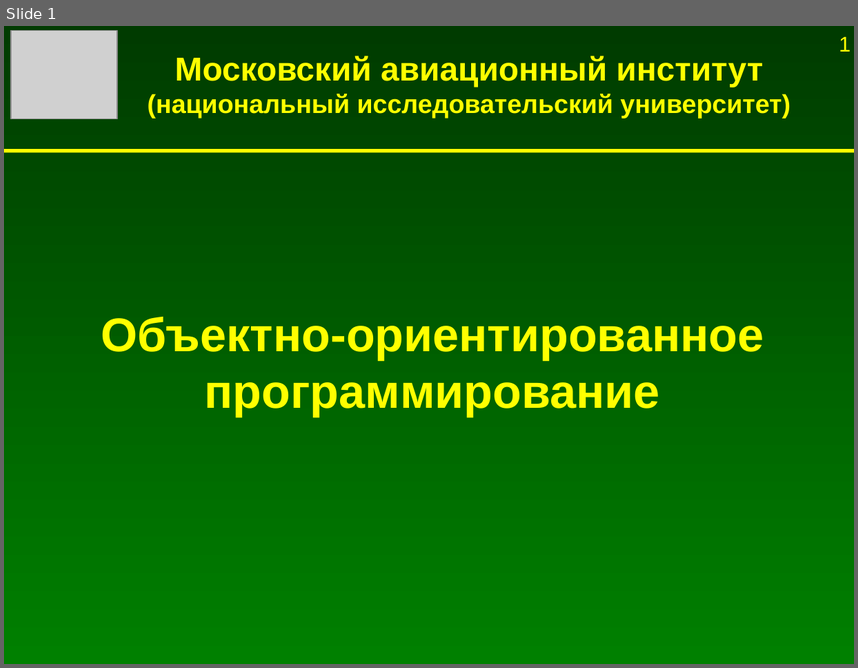
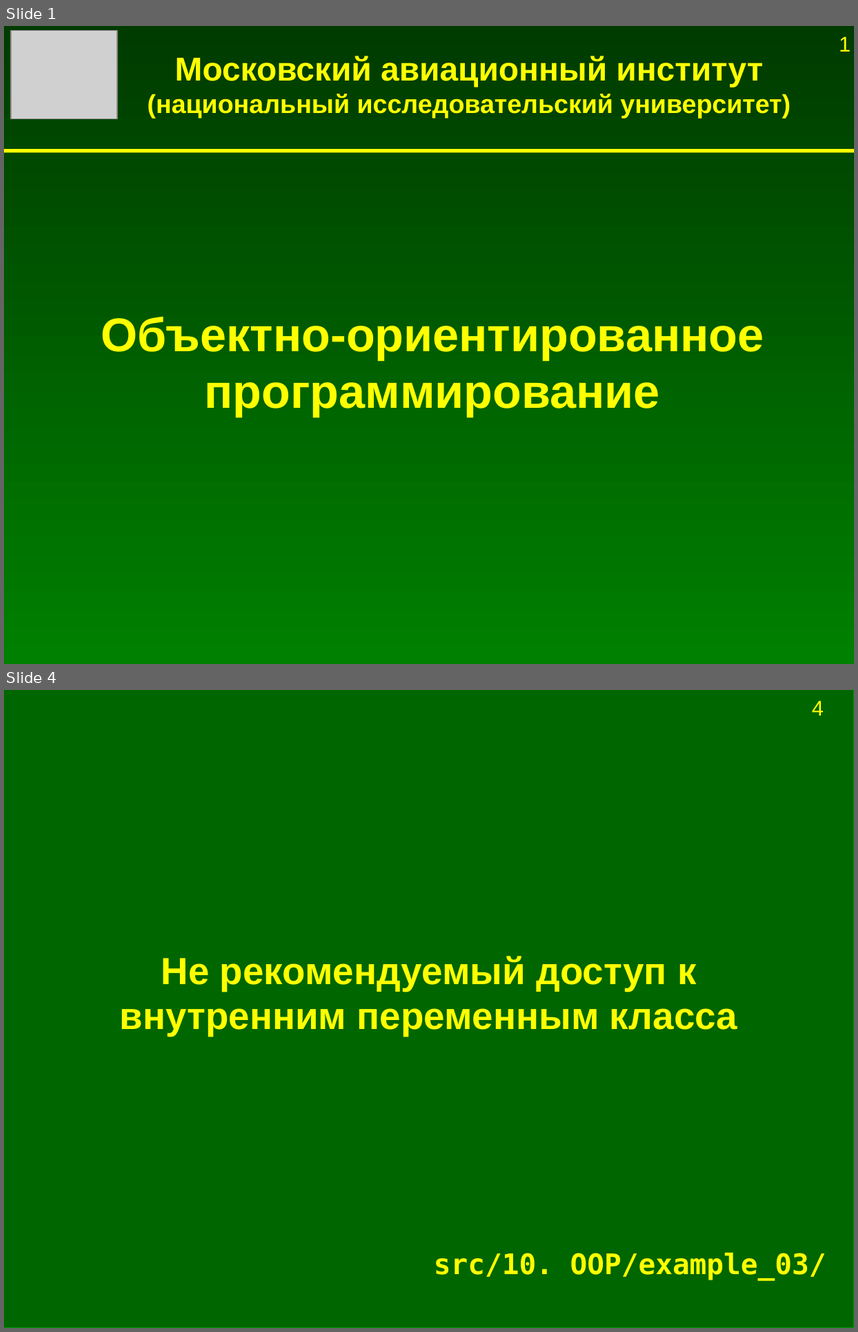
Before and after one commit to Jenyay/modelling, a slide deck: python language/presentations/12. OOP.odp. Shown one above the other, each under a label of ours: slide 1 before the commit, slides 1 and 4 after it; the slides between them are not shown. The pictures are 858x668 and 858x1332 pixels, drawn with LibreOffice and Linux fonts; fonts in the diff are those of the drawing; grey boxes stand for pictures. Boxes give left, top, right and bottom in pixels: in the first picture for what was removed or moved away, otherwise in the second. Text is boxed around its words. In the diff, an @@ line names an element or a change of style, - is before the commit and + after.

```diff
--- a/python language/presentations/12. OOP.odp
+++ b/python language/presentations/12. OOP.odp
@@ slide 4 added at [4,690,854,1328], background #FFFFFF @@
@@ rectangle added at [4,690,854,1328], fill #006600, outline #009900 0 pt @@
@@ page number added at [812,700,824,716], 18 pt, text #FFFF00 @@
+4
@@ title added at [120,956,737,1036], 32 pt, text #FFFF00, bold @@
+Не рекомендуемый доступ к внутренним переменным класса
@@ title added at [434,1252,826,1280], 24 pt, text #FFFF00, bold @@
+src/10. OOP/example_03/
```
Also in this commit, not shown: 4 other slides added, 11 other files.
